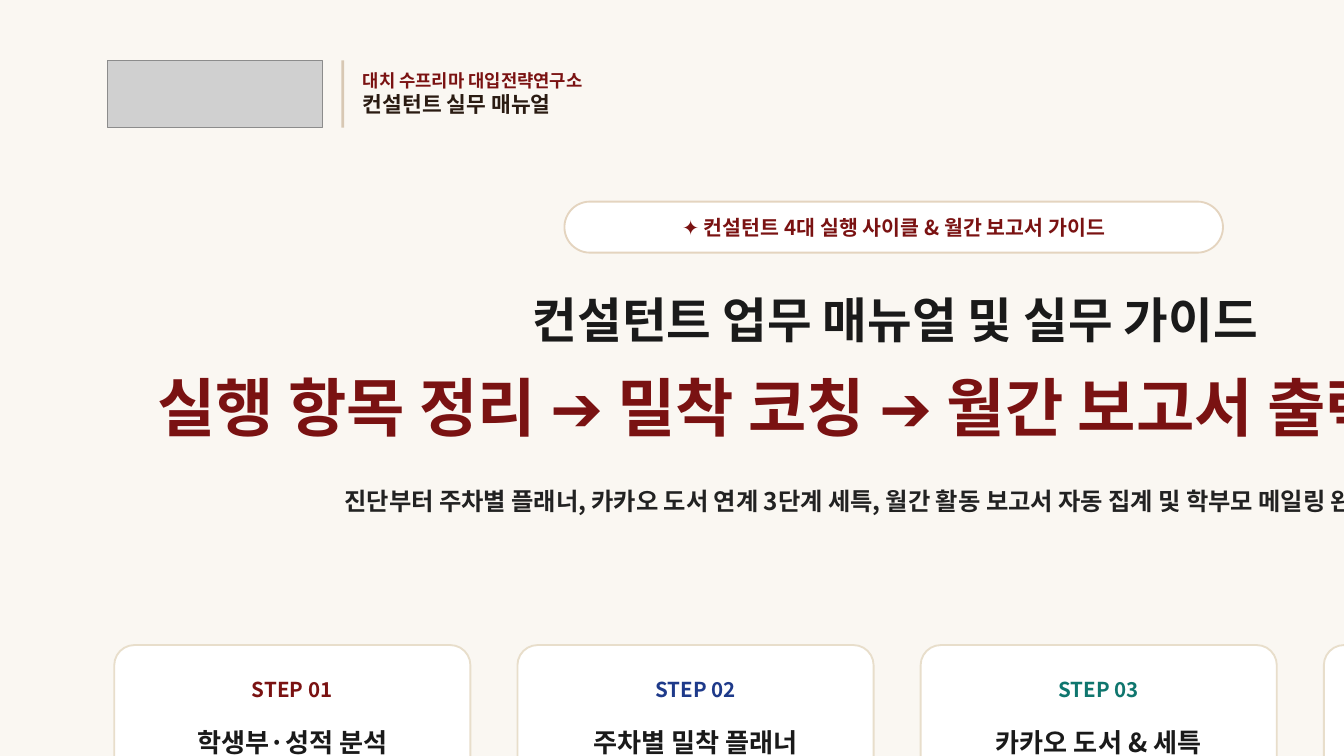
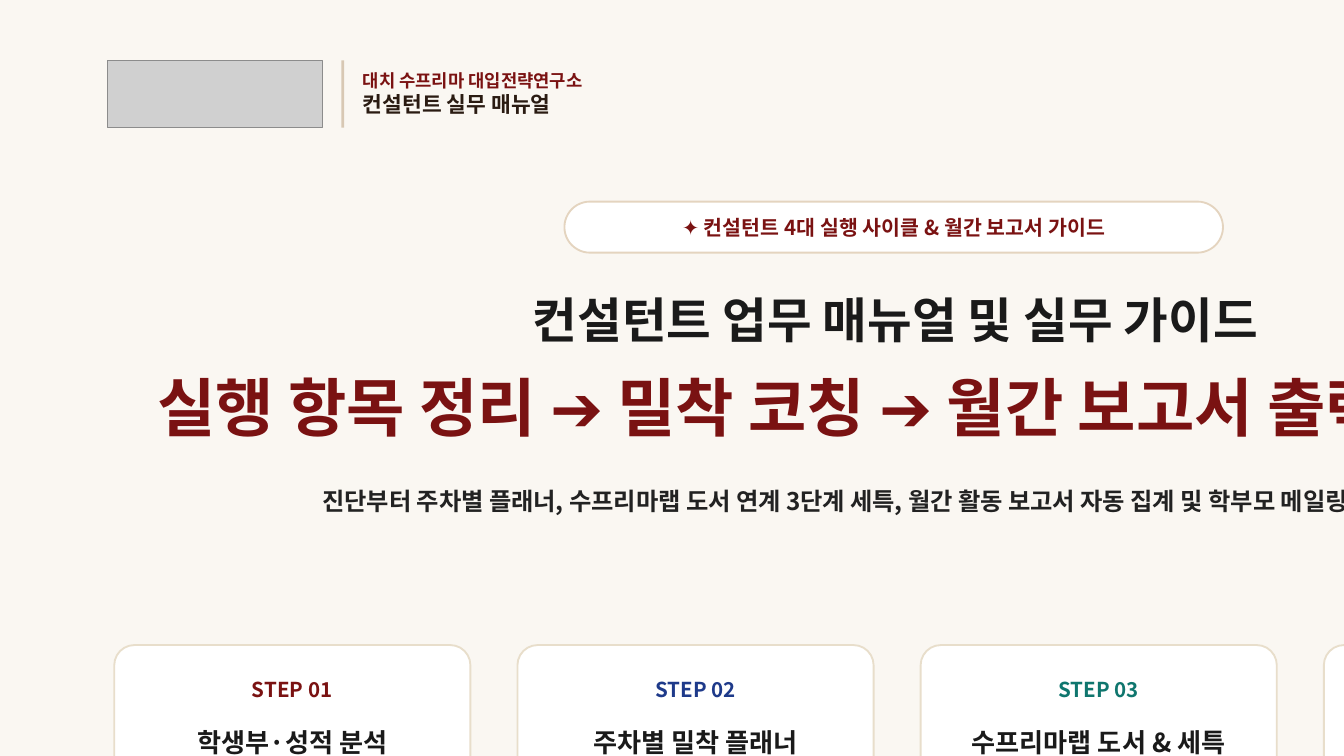
Before and after one commit to ipsicreator/suprema-lab, a slide deck: slide 1 of docs/대치수프리마_컨설턴트_업무매뉴얼_및_실무가이드.pptx. Drawn at 1344x756 pixels with LibreOffice and Linux fonts; fonts in the diff are those of the drawing; grey boxes stand for pictures. Boxes give left, top, right and bottom in pixels: in the first picture for what was removed or moved away, otherwise in the second. Text is boxed around its words. In the diff, an @@ line names an element or a change of style, - is before the commit and + after.

```diff
--- a/docs/대치수프리마_컨설턴트_업무매뉴얼_및_실무가이드.pptx
+++ b/docs/대치수프리마_컨설턴트_업무매뉴얼_및_실무가이드.pptx
@@ text at box(322, 489, 1344, 515): text changed @@
-진단부터 주차별 플래너, 카카오 도서 연계 3단계 세특, 월간 활동 보고서 자동 집계 및 학부모 메일링 완전 지침서
+진단부터 주차별 플래너, 수프리마랩 도서 연계 3단계 세특, 월간 활동 보고서 자동 집계 및 학부모 메일링 완전 지침서
@@ text at box(972, 730, 1226, 755): text changed @@
-카카오 도서 & 세특
+수프리마랩 도서 & 세특
```
Also in this commit, not shown: 3 other slides changed, 29 other files.
